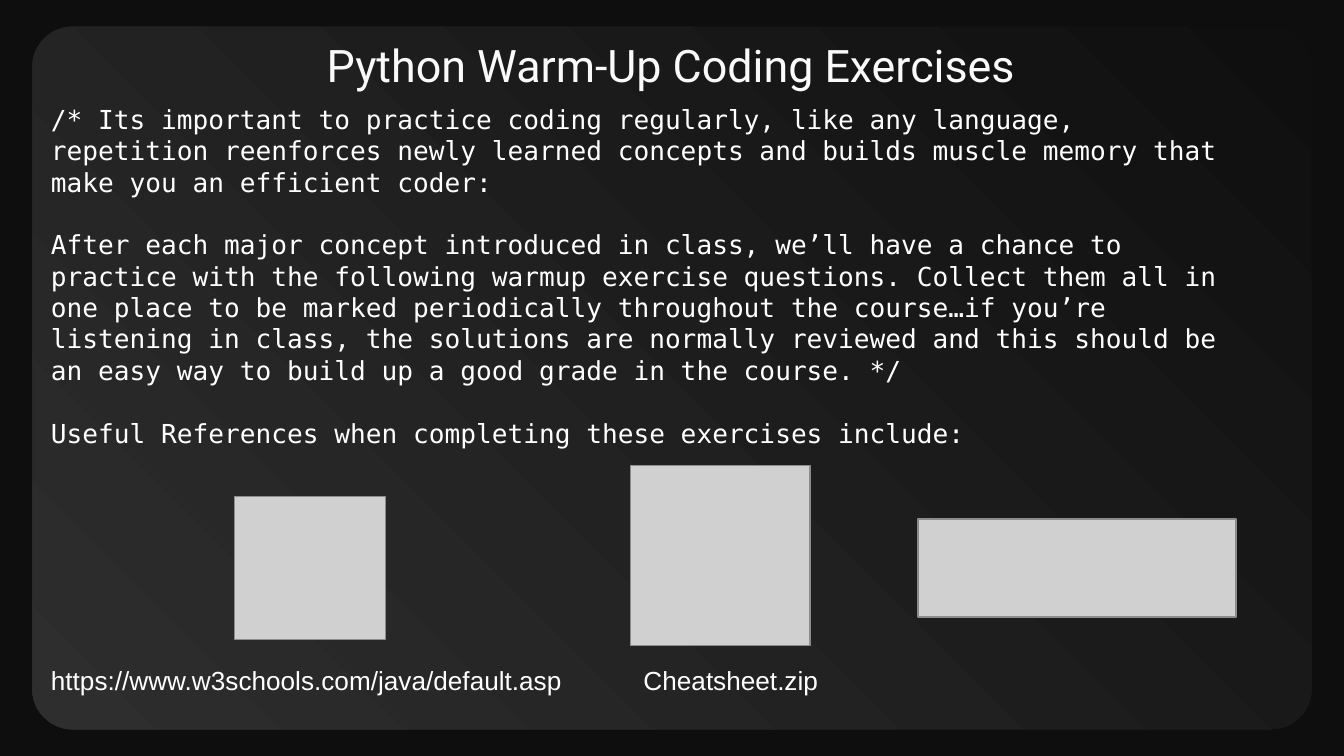
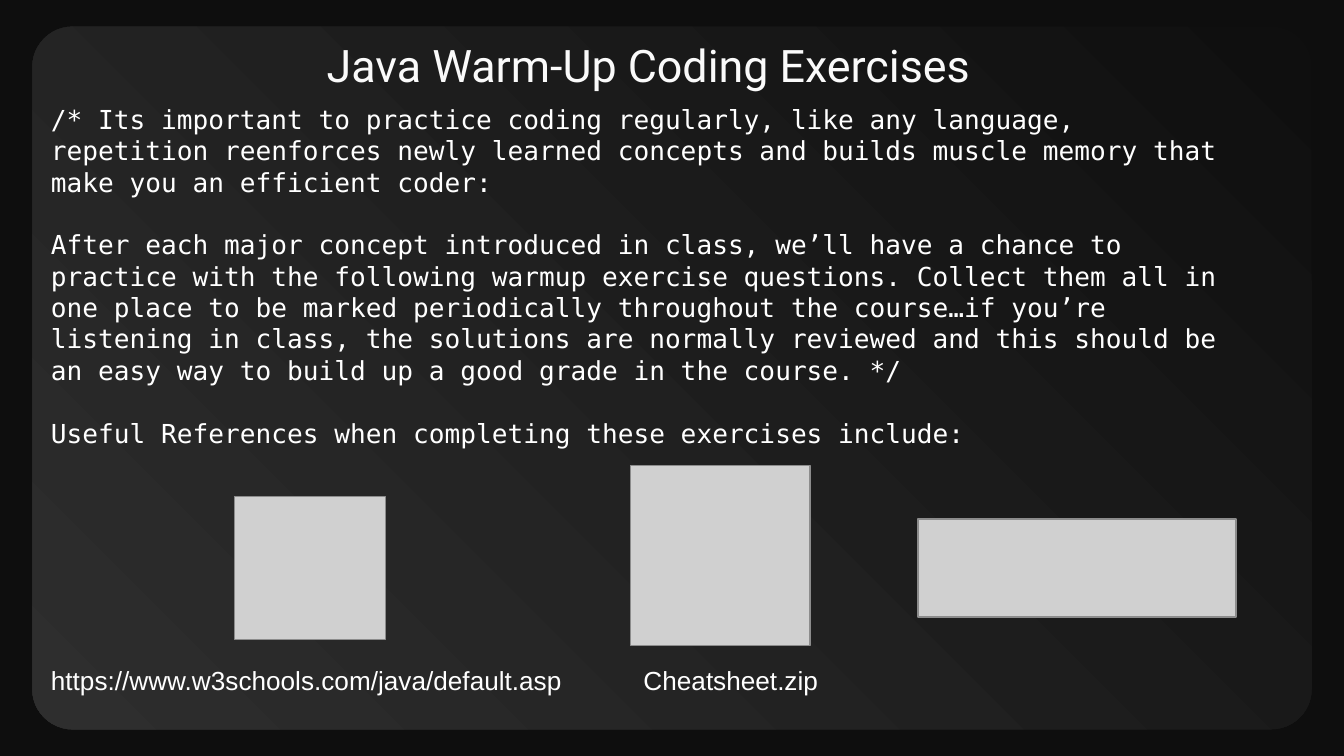
Before and after one commit to CompSci-120-LHHS/cs120mainclass, a slide deck: slide 1 of 002_Course_Exercises/01_CS120_Warmup_Exercises.pptx (slide 2 before the commit). Drawn at 1344x756 pixels with LibreOffice and Linux fonts; fonts in the diff are those of the drawing; grey boxes stand for pictures. Boxes give left, top, right and bottom in pixels: in the first picture for what was removed or moved away, otherwise in the second. Text is boxed around its words. In the diff, an @@ line names an element or a change of style, - is before the commit and + after.

Commit message:
corrected warmup typo

```diff
--- a/002_Course_Exercises/01_CS120_Warmup_Exercises.pptx
+++ b/002_Course_Exercises/01_CS120_Warmup_Exercises.pptx
@@ title at (x1=327, y1=48, x2=970, y2=92): text changed @@
-Python Warm-Up Coding Exercises
+Java Warm-Up Coding Exercises
```
